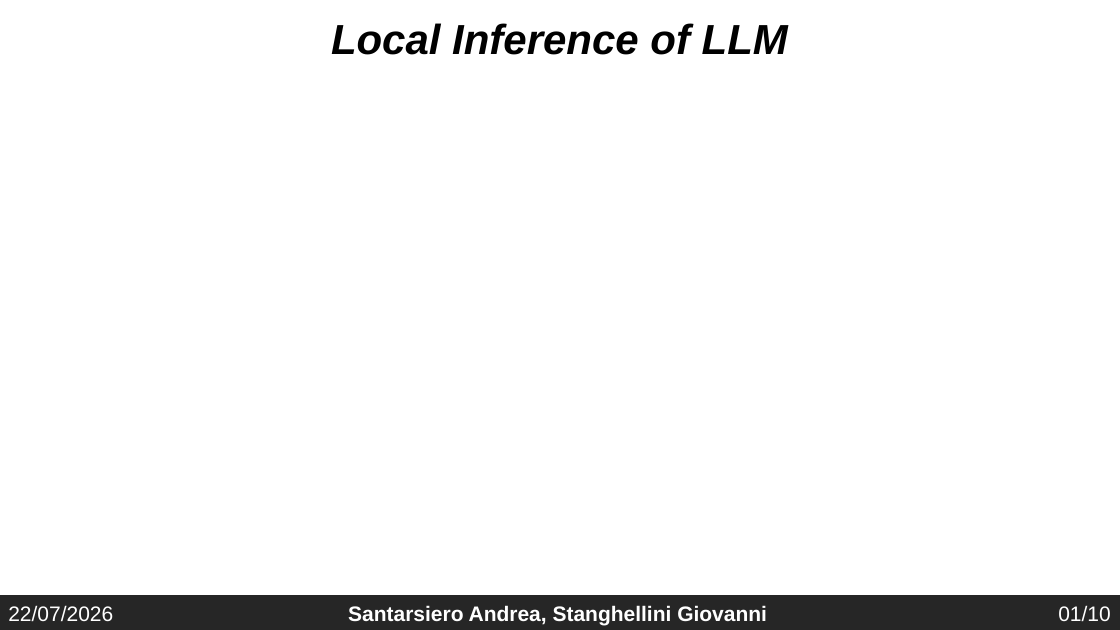
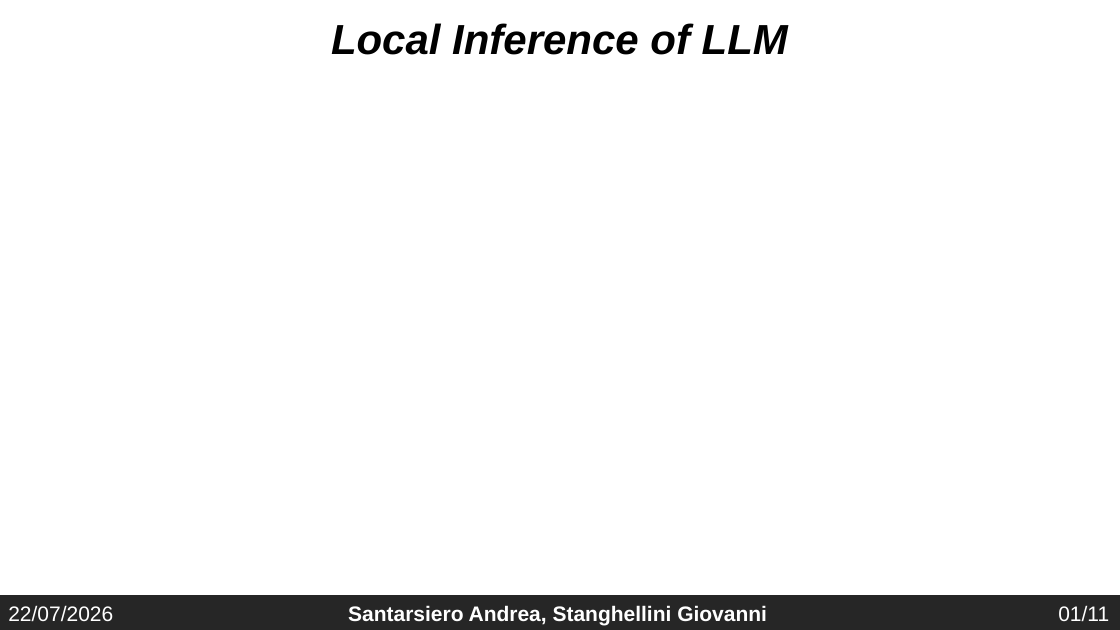
Before and after one commit to gio-stanga/fionda, a slide deck: slide 2 of .fionda_context/fionda scheduler.pptx. Drawn at 1120x630 pixels with LibreOffice and Linux fonts; fonts in the diff are those of the drawing. Boxes give left, top, right and bottom in pixels: in the first picture for what was removed or moved away, otherwise in the second. Text is boxed around its words. In the diff, an @@ line names an element or a change of style, - is before the commit and + after.

```diff
--- a/.fionda_context/fionda scheduler.pptx
+++ b/.fionda_context/fionda scheduler.pptx
@@ text at (x1=1058, y1=605, x2=1109, y2=622): text changed @@
-01/10
+01/11
```
Also in this commit, not shown: 8 other slides changed, 2 slides added, 4 slides removed.
